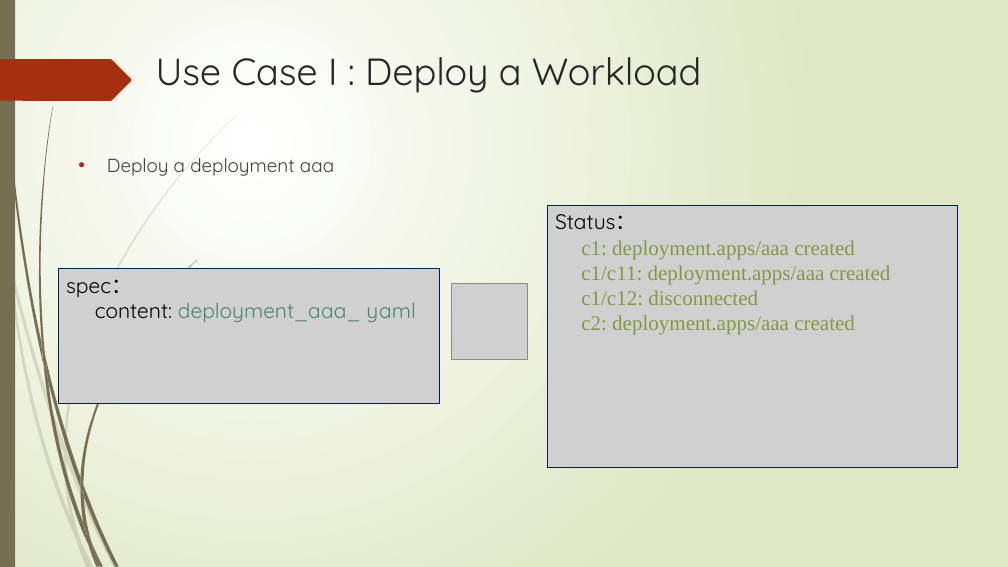
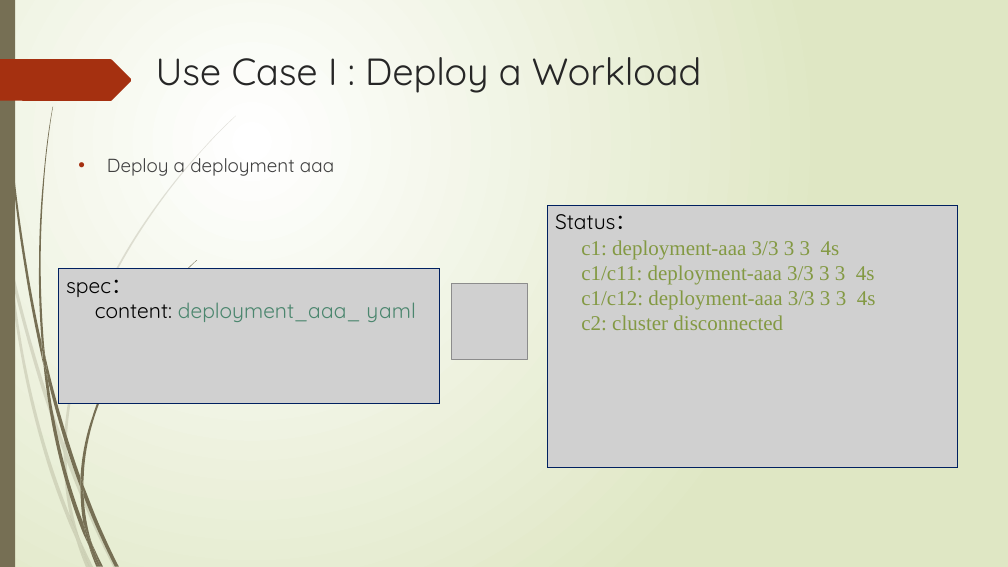
Before and after one commit to pdgetrf/ArktosEdge, a slide deck: slide 7 of slides/extend_mission.pptx (slide 5 before the commit). Drawn at 1008x567 pixels with LibreOffice and Linux fonts; fonts in the diff are those of the drawing; grey boxes stand for pictures. Boxes give left, top, right and bottom in pixels: in the first picture for what was removed or moved away, otherwise in the second. Text is boxed around its words. In the diff, an @@ line names an element or a change of style, - is before the commit and + after.

```diff
--- a/slides/extend_mission.pptx
+++ b/slides/extend_mission.pptx
@@ text in picture at bbox=[581, 240, 876, 330]: text changed @@
-c1: deployment.apps/aaa created
-c1/c11: deployment.apps/aaa created
-c1/c12: disconnected
-c2: deployment.apps/aaa created
+c1: deployment-aaa 3/3 3 3 4s
+c1/c11: deployment-aaa 3/3 3 3 4s
+c1/c12: deployment-aaa 3/3 3 3 4s
+c2: cluster disconnected
```
Also in this commit, not shown: 5 other slides changed, 2 slides added, 1 slide removed.
